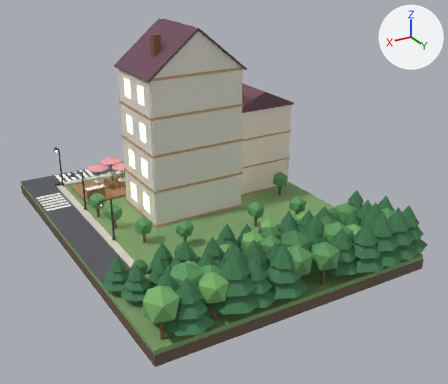
The glTF model tools/ai-office-3d/web/office.glb: old version first, new version second.
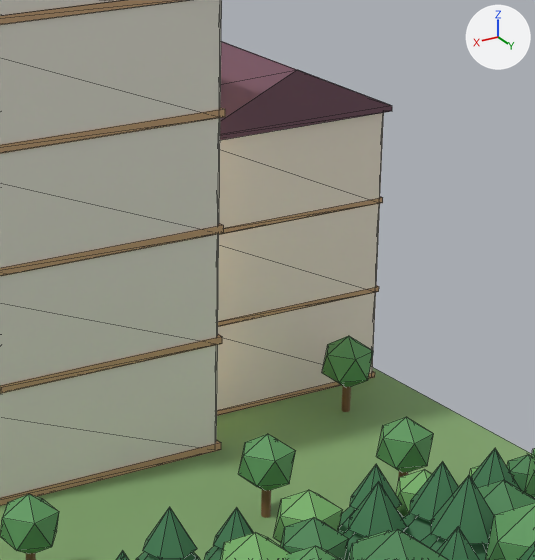
Each version is shown whole from a 50 mm camera at (22.7, 46.3, 22.6) aimed at (-0.8, 7.1, 3.0), then close up on the part from 39% to 75% of the width and 18% to 62% of the height. Lighting does not change. The marker at upper right points along +X, +Y and +Z. The first two pictures are the older version. The close-ups show mesh edges as thin lines. Where no turn or scale is listed for an object, it has been applied to the vertices.

In view in the first close-up: 'dorm_roof', 'dorm_wall_back_f1', 'dorm_wall_back_f2', 'dorm_wall_back_f3', 'house_wall_back_f1', 'house_wall_back_f2', 'house_wall_back_f3', 'house_wall_back_f4', 'island_forest_tree_30_leaves3', 'island_ground', 'island_tree_7_leaves', 'island_tree_8_leaves' and 50 more.
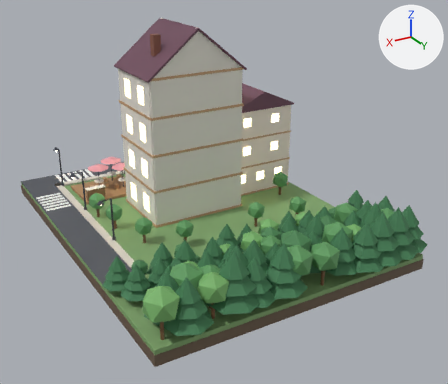
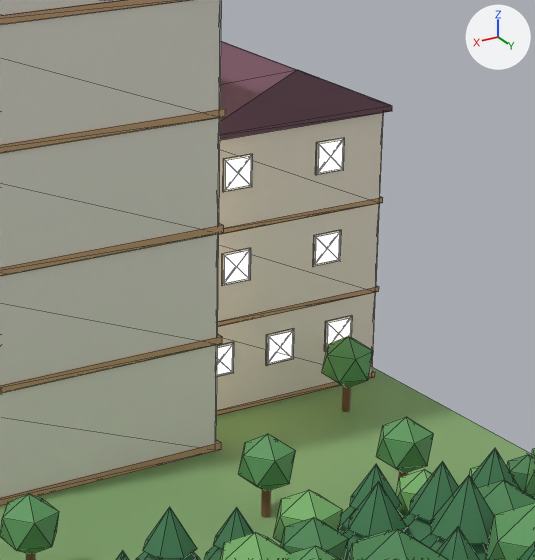
Pixel boxes (x1, y1, x2, y2) of what changed, in the close-ups (535 x 560 px):
'dorm_room_clo_window_out_glass', added (beige): after (225, 156, 252, 190)
'dorm_room_pureum_window_out_glass', added (beige): after (224, 250, 250, 284)
'dorm_room_rurik_window_out_glass', added (beige): after (318, 140, 344, 173)
'dorm_room_nova_window_out_glass', added (beige): after (315, 232, 340, 265)
'dorm_room_jujuya_window_out_glass', added (beige): after (268, 331, 293, 364)
'dorm_room_hermi_window_out_glass', added (beige): after (327, 318, 351, 345)
'dorm_room_luna_window_out_glass', added (beige): after (217, 345, 233, 376)
'dorm_room_clo_window_out_frame', added: after (223, 154, 253, 192)
'dorm_room_rurik_window_out_frame', added: after (316, 138, 345, 175)
'dorm_room_pureum_window_out_frame', added: after (222, 248, 251, 286)
'dorm_room_nova_window_out_frame', added: after (313, 230, 341, 267)
'dorm_room_jujuya_window_out_frame', added: after (266, 329, 294, 366)
'dorm_room_hermi_window_out_frame', added: after (325, 316, 353, 352)
'dorm_room_luna_window_out_frame', added: after (217, 342, 234, 377)

What changed in the scene script:
```text
Add ob_dorm_room_rurik_window_out_glass:
    ob_dorm_room_rurik_window_out_glass = bpy.data.objects.new('dorm_room_rurik_window_out_glass', me_dorm_room_rurik_window_out_glass)  # a box spanning x -0.4..0.4, y -0.01..0.01, z -0.4..0.4; in mat_window_glow (beige #ffe6b0, glowing beige #ffe6b0)
    ob_dorm_room_rurik_window_out_glass.location = (-8.78, 2.71, 6.8)
Add ob_dorm_room_rurik_window_out_frame:
    ob_dorm_room_rurik_window_out_frame = bpy.data.objects.new('dorm_room_rurik_window_out_frame', me_dorm_room_rurik_window_frame.copy())  # the mesh of ob_dorm_room_rurik_window_frame
    ob_dorm_room_rurik_window_out_frame.location = (-8.78, 2.69, 6.8)
Add ob_dorm_room_pureum_window_out_glass:
    ob_dorm_room_pureum_window_out_glass = bpy.data.objects.new('dorm_room_pureum_window_out_glass', me_dorm_room_pureum_window_out_glass)  # a box spanning x -0.4..0.4, y -0.01..0.01, z -0.4..0.4; in mat_window_glow (beige #ffe6b0, glowing beige #ffe6b0)
    ob_dorm_room_pureum_window_out_glass.location = (-5.83, 2.71, 4.2)
Add ob_dorm_room_pureum_window_out_frame:
    ob_dorm_room_pureum_window_out_frame = bpy.data.objects.new('dorm_room_pureum_window_out_frame', me_dorm_room_rurik_window_frame.copy())  # the mesh of ob_dorm_room_rurik_window_frame
    ob_dorm_room_pureum_window_out_frame.location = (-5.83, 2.69, 4.2)
Add ob_dorm_room_nova_window_out_glass:
    ob_dorm_room_nova_window_out_glass = bpy.data.objects.new('dorm_room_nova_window_out_glass', me_dorm_room_nova_window_out_glass)  # a box spanning x -0.4..0.4, y -0.01..0.01, z -0.4..0.4; in mat_window_glow (beige #ffe6b0, glowing beige #ffe6b0)
    ob_dorm_room_nova_window_out_glass.location = (-8.78, 2.71, 4.2)
Add ob_dorm_room_nova_window_out_frame:
    ob_dorm_room_nova_window_out_frame = bpy.data.objects.new('dorm_room_nova_window_out_frame', me_dorm_room_rurik_window_frame.copy())  # the mesh of ob_dorm_room_rurik_window_frame
    ob_dorm_room_nova_window_out_frame.location = (-8.78, 2.69, 4.2)
Add ob_dorm_room_luna_window_out_glass:
    ob_dorm_room_luna_window_out_glass = bpy.data.objects.new('dorm_room_luna_window_out_glass', me_dorm_room_luna_window_out_glass)  # a box spanning x -0.4..0.4, y -0.01..0.01, z -0.4..0.4; in mat_window_glow (beige #ffe6b0, glowing beige #ffe6b0)
    ob_dorm_room_luna_window_out_glass.location = (-5.33, 2.71, 1.6)
Add ob_dorm_room_luna_window_out_frame:
    ob_dorm_room_luna_window_out_frame = bpy.data.objects.new('dorm_room_luna_window_out_frame', me_dorm_room_rurik_window_frame.copy())  # the mesh of ob_dorm_room_rurik_window_frame
    ob_dorm_room_luna_window_out_frame.location = (-5.33, 2.69, 1.6)
Add ob_dorm_room_jujuya_window_out_glass:
    ob_dorm_room_jujuya_window_out_glass = bpy.data.objects.new('dorm_room_jujuya_window_out_glass', me_dorm_room_jujuya_window_out_glass)  # a box spanning x -0.4..0.4, y -0.01..0.01, z -0.4..0.4; in mat_window_glow (beige #ffe6b0, glowing beige #ffe6b0)
    ob_dorm_room_jujuya_window_out_glass.location = (-7.3, 2.71, 1.6)
Add ob_dorm_room_jujuya_window_out_frame:
    ob_dorm_room_jujuya_window_out_frame = bpy.data.objects.new('dorm_room_jujuya_window_out_frame', me_dorm_room_rurik_window_frame.copy())  # the mesh of ob_dorm_room_rurik_window_frame
    ob_dorm_room_jujuya_window_out_frame.location = (-7.3, 2.69, 1.6)
Add ob_dorm_room_hermi_window_out_glass:
    ob_dorm_room_hermi_window_out_glass = bpy.data.objects.new('dorm_room_hermi_window_out_glass', me_dorm_room_hermi_window_out_glass)  # a box spanning x -0.4..0.4, y -0.01..0.01, z -0.4..0.4; in mat_window_glow (beige #ffe6b0, glowing beige #ffe6b0)
    ob_dorm_room_hermi_window_out_glass.location = (-9.27, 2.71, 1.6)
Add ob_dorm_room_hermi_window_out_frame:
    ob_dorm_room_hermi_window_out_frame = bpy.data.objects.new('dorm_room_hermi_window_out_frame', me_dorm_room_rurik_window_frame.copy())  # the mesh of ob_dorm_room_rurik_window_frame
    ob_dorm_room_hermi_window_out_frame.location = (-9.27, 2.69, 1.6)
Add ob_dorm_room_clo_window_out_glass:
    ob_dorm_room_clo_window_out_glass = bpy.data.objects.new('dorm_room_clo_window_out_glass', me_dorm_room_clo_window_out_glass)  # a box spanning x -0.4..0.4, y -0.01..0.01, z -0.4..0.4; in mat_window_glow (beige #ffe6b0, glowing beige #ffe6b0)
    ob_dorm_room_clo_window_out_glass.location = (-5.83, 2.71, 6.8)
Add ob_dorm_room_clo_window_out_frame:
    ob_dorm_room_clo_window_out_frame = bpy.data.objects.new('dorm_room_clo_window_out_frame', me_dorm_room_rurik_window_frame.copy())  # the mesh of ob_dorm_room_rurik_window_frame
    ob_dorm_room_clo_window_out_frame.location = (-5.83, 2.69, 6.8)
```
